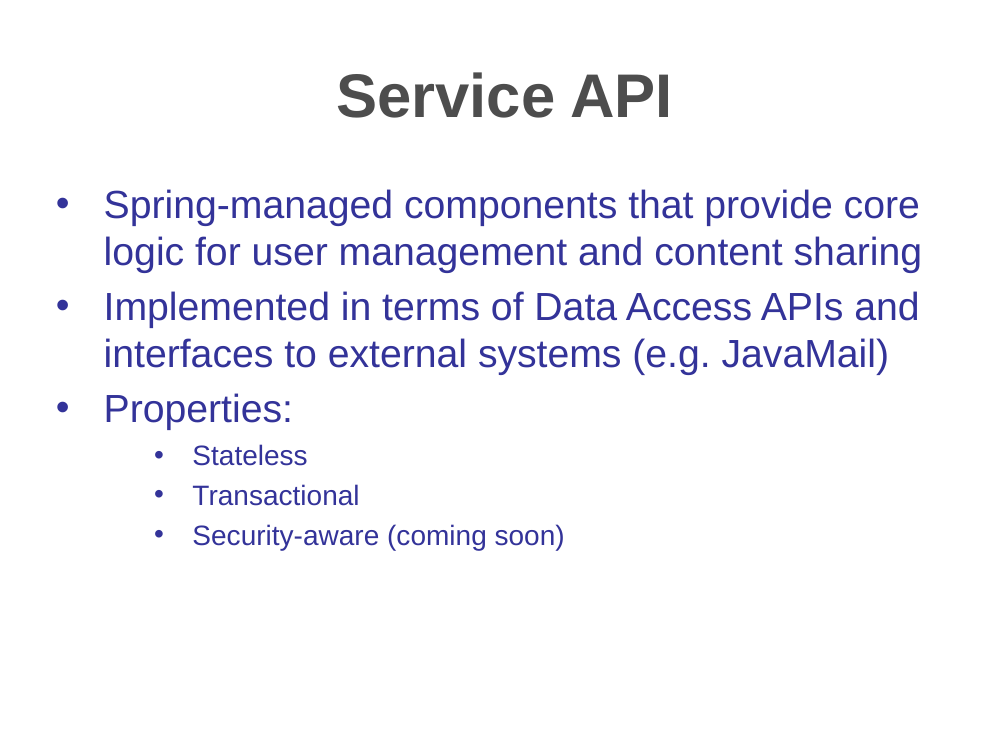
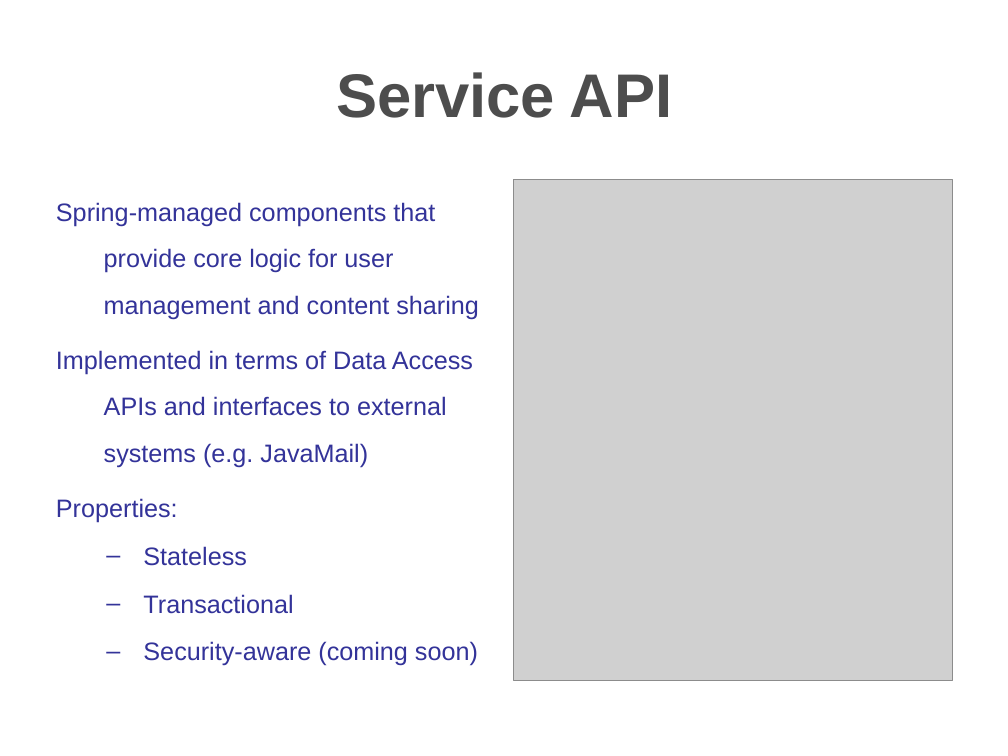
Before and after one commit to hzbarcea/cosmo, a slide deck: slide 22 of src/docs/presentations/apachecon2006.ppt (slide 16 before the commit). Drawn at 1008x756 pixels with LibreOffice and Linux fonts; fonts in the diff are those of the drawing; grey boxes stand for pictures; background and template pictures are left out. Boxes give left, top, right and bottom in pixels: in the first picture for what was removed or moved away, otherwise in the second. Text is boxed around its words. In the diff, an @@ line names an element or a change of style, - is before the commit and + after.

```diff
--- a/src/docs/presentations/apachecon2006.ppt
+++ b/src/docs/presentations/apachecon2006.ppt
@@ title "Service API" at (x1=336, y1=72, x2=673, y2=118): line spacing 52.4pt to 52.1pt @@
@@ text "Spring-managed components that provide core ..." at (x1=56, y1=202, x2=479, y2=666): size 28 to 18 pt in "Spring-managed components that provide core logic for ...", "Implemented in terms of Data Access APIs ...", "Properties:"; size 20 to 18 pt in "Stateless", "Transactional", "Security-aware (coming soon)"; bullet • to none; line spacing 33.4pt to 33.2pt; bullet • to –; list level 3 to 2 in "Stateless"; line spacing 23.4pt to 28.1pt; list level 3 to 2 in "Transactional"; list level 3 to 2 in "Security-aware (coming soon)" @@
@@ picture added at (x1=514, y1=179, x2=953, y2=680) @@
```
Also in this commit, not shown: 23 other slides changed, 5 slides added, 5 slides removed.
